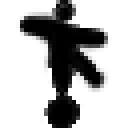
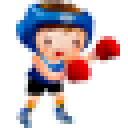
Two versions of the same layered image (w=128, h=128). Layer-by-layer changes:
added layer "Layer 36" above "Layer 35" over [16,0,120,128]
hid "Layer 35" over [16,0,112,128]
